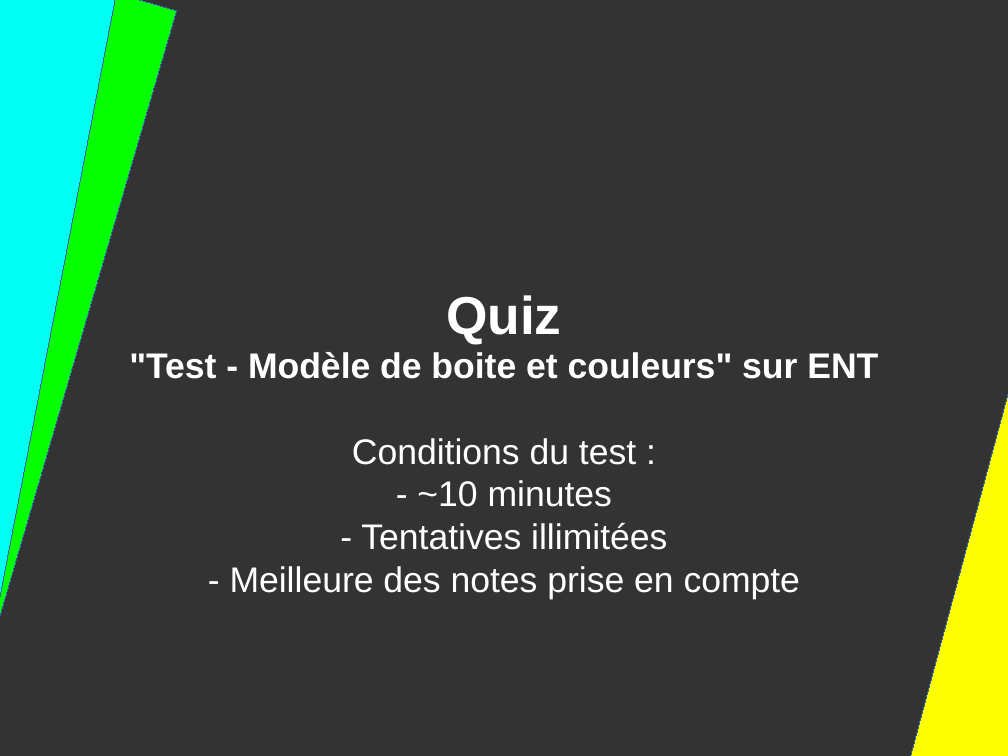
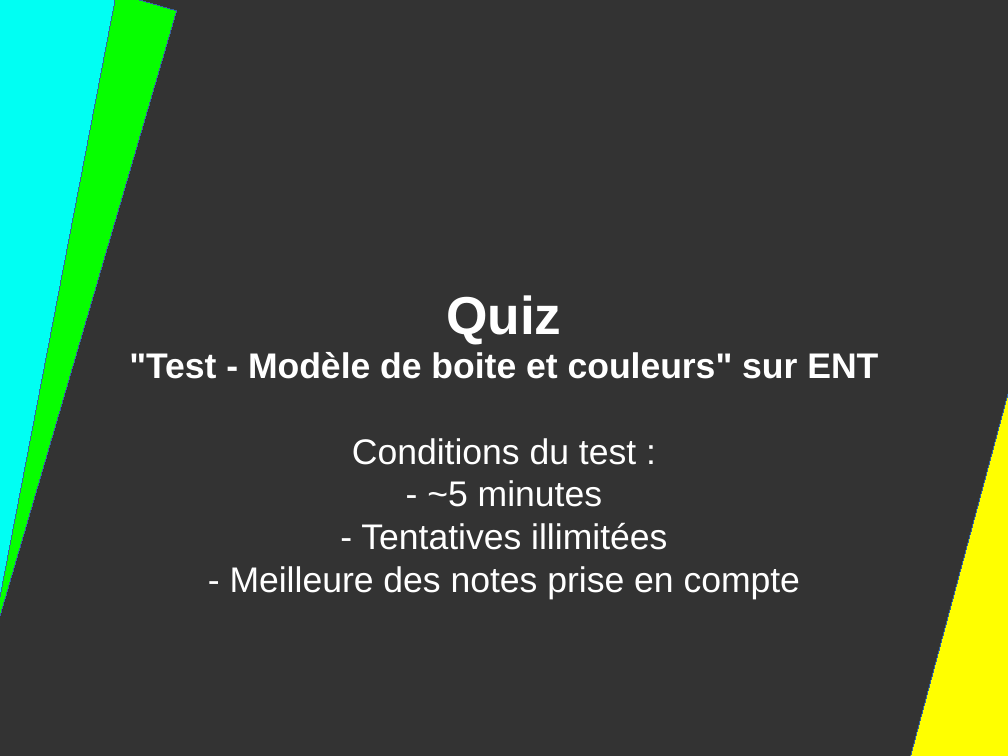
Before and after one commit to DanYellow/presentations, a slide deck: slide 44 of mmi/html/travaux-pratiques/numero-2/presentation.odp. Drawn at 1008x756 pixels with LibreOffice and Linux fonts; fonts in the diff are those of the drawing. Boxes give left, top, right and bottom in pixels: in the first picture for what was removed or moved away, otherwise in the second. Text is boxed around its words. In the diff, an @@ line names an element or a change of style, - is before the commit and + after.

```diff
--- a/mmi/html/travaux-pratiques/numero-2/presentation.odp
+++ b/mmi/html/travaux-pratiques/numero-2/presentation.odp
@@ title at <box>129,352,878,599</box>: text changed @@
-"Test - Modèle de boite et couleurs" sur ENT
-Conditions du test :
-- ~10 minutes
-- Tentatives illimitées
-- Meilleure des notes prise en compte
+"Test - Modèle de boite et couleurs" sur ENT
+Conditions du test :
+- ~5 minutes
+- Tentatives illimitées
+- Meilleure des notes prise en compte
```
Also in this commit, not shown: 6 other slides changed, 8 other files.
